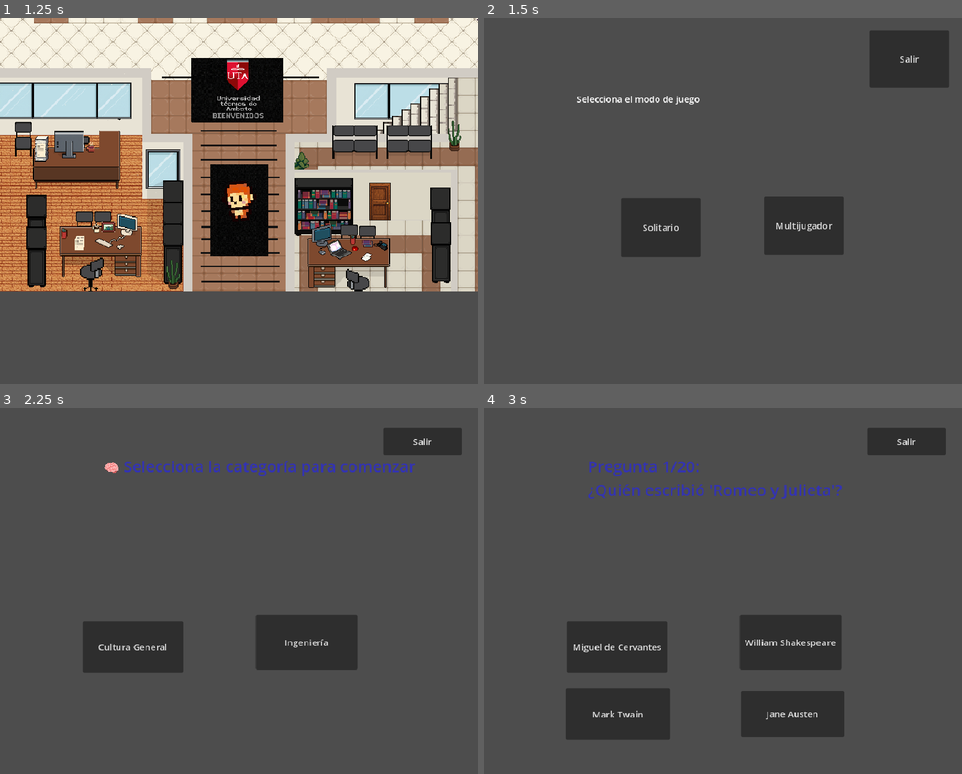
Above: before the commit, frames 1-4 (two rows, left to right).
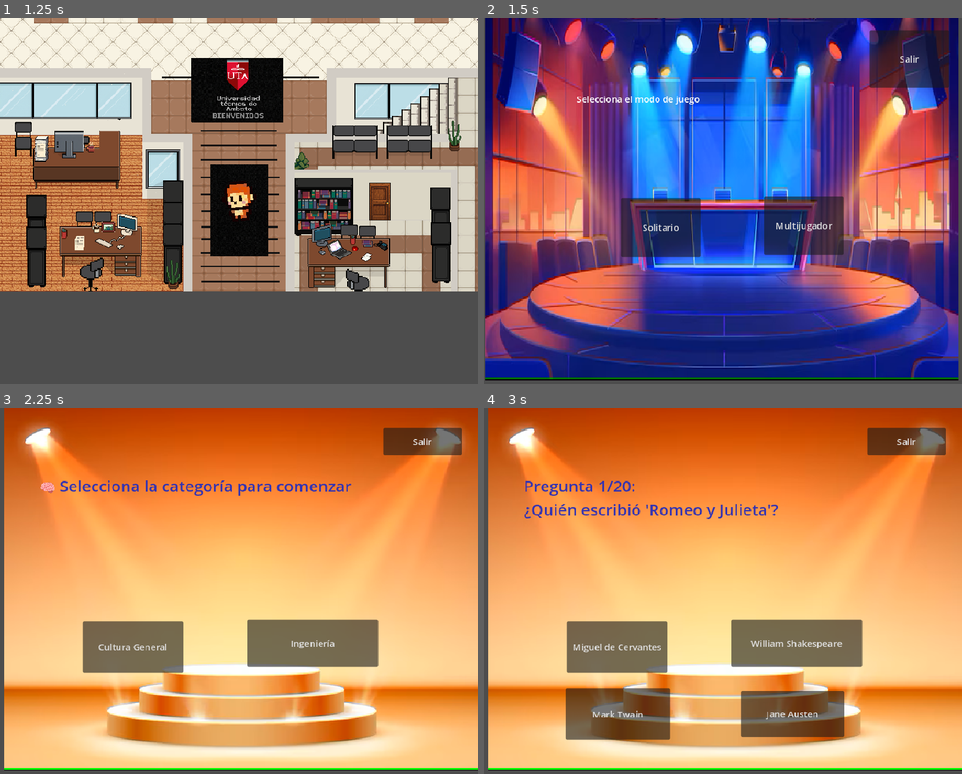
Above: after the commit, the same moments.

Repository: ElJDragon/practicaExamen
Game: Godot game, scene res://menu.tscn
The game is run twice, just before and just after one commit, with the same random seed, the same clock (stepped at 60 frames per second) and the same inputs.
Inputs (mouse positions are in pixels of both pictures, inside the frame that each line leads up to):
- Up to frame 1 (1.25 s): click (239, 175) at 0.5 s
- Up to frame 2 (1.5 s): tap E at 1.25 s; hold Right (ui_right) from 1.28 s (still down); hold E from 1.28 s (still down)
- Up to frame 3 (2.25 s): tap Enter (ui_accept) at 1.52, 1.55, 1.82 s; release Right (ui_right) at 2 s; release E at 2 s; click "Solitario" at 2 s
- Up to frame 4 (3 s): click "Cultura General" at 2.75 s

Frame 1 is identical in both runs. In frame 2, 96% of the frame differs, in the area x 0-100%, y 0-100%; in frame 3, 98%; in frame 4, 98%.

Commit message:
Add texture import configuration for podio-escenario.png
- Created a new import configuration file for the texture podio-escenario.png.
- Set parameters for compression, mipmaps, and processing options.
- Specified source and destination paths for the texture assets.

Diff:
--- a/trivia.tscn
+++ b/trivia.tscn
@@ -1,7 +1,8 @@
-[gd_scene load_steps=4 format=3 uid="uid://bpin6hrodk3x0"]
+[gd_scene load_steps=5 format=3 uid="uid://bpin6hrodk3x0"]
 
 [ext_resource type="Script" uid="uid://tg6xqcfj5i48" path="res://trivia.gd" id="1_m543f"]
 [ext_resource type="AudioStream" uid="uid://dybpy5nk8qjla" path="res://assets/trivia_song.ogg" id="2_n08wf"]
+[ext_resource type="Texture2D" uid="uid://fen2pocq8dyu" path="res://assets/escenario-luz-azul.png" id="2_p4vtr"]
 [ext_resource type="AudioStream" uid="uid://hm0t8heqj7w2" path="res://assets/Sk1.mp3" id="3_muwiu"]
 
 [node name="Control" type="Control"]
@@ -10,6 +11,14 @@
 offset_right = 846.0
 offset_bottom = 648.0
 script = ExtResource("1_m543f")
+
+[node name="TextureRect" type="TextureRect" parent="."]
+layout_mode = 0
+offset_left = 1.0
+offset_top = -2.0
+offset_right = 839.0
+offset_bottom = 641.0
+texture = ExtResource("2_p4vtr")
 
 [node name="Label" type="Label" parent="."]
 layout_mode = 1
--- a/trivia_multijugador.tscn
+++ b/trivia_multijugador.tscn
@@ -26,30 +26,35 @@
 offset_bottom = 387.0
 
 [node name="Boton1" type="Button" parent="."]
+layout_mode = 0
 offset_left = 459.0
 offset_top = 280.0
 offset_right = 692.0
 offset_bottom = 394.0
 
 [node name="Boton2" type="Button" parent="."]
+layout_mode = 0
 offset_left = 103.0
 offset_top = 450.0
 offset_right = 341.0
 offset_bottom = 555.0
 
 [node name="Boton3" type="Button" parent="."]
+layout_mode = 0
 offset_left = 447.0
 offset_top = 431.0
 offset_right = 677.0
 offset_bottom = 554.0
 
 [node name="Boton4" type="Button" parent="."]
+layout_mode = 0
 offset_left = 682.0
 offset_top = 32.0
 offset_right = 830.0
 offset_bottom = 95.0
 
 [node name="Mensaje" type="Label" parent="."]
+layout_mode = 0
 offset_left = 192.0
 offset_top = 108.0
 offset_right = 618.0
--- a/trivia_solitario.gd
+++ b/trivia_solitario.gd
@@ -239,6 +239,8 @@
 	else:
 		mensaje_evaluacion = "📚 Necesitas estudiar más"
 	$Label.text = "🎉 ¡Trivia terminada!\n%s\nRespuestas correctas: %d de %d\nPorcentaje: %d%%\n🏆 Mejor puntaje: %d" % [mensaje_evaluacion, puntaje, total_preguntas, int(porcentaje), puntaje_maximo]
+	$Boton0.hide()
+	$Boton1.hide()
 	$Boton2.hide()
 	$Boton3.hide()
 	$Boton4.show()
--- a/trivia_solitario.tscn
+++ b/trivia_solitario.tscn
@@ -1,6 +1,7 @@
-[gd_scene load_steps=2 format=3 uid="uid://bnpgytgqfajrs"]
+[gd_scene load_steps=3 format=3 uid="uid://bnpgytgqfajrs"]
 
 [ext_resource type="Script" uid="uid://dexodb4rs5h2n" path="res://trivia_solitario.gd" id="1_mxdw0"]
+[ext_resource type="Texture2D" uid="uid://cklobq7cnwd8p" path="res://assets/podio-escenario.png" id="2_hpyik"]
 
 [node name="TriviaSolitario" type="Control"]
 layout_mode = 3
@@ -11,12 +12,20 @@
 grow_vertical = 2
 script = ExtResource("1_mxdw0")
 
+[node name="TextureRect" type="TextureRect" parent="."]
+layout_mode = 0
+offset_left = 7.0
+offset_top = -1.0
+offset_right = 852.0
+offset_bottom = 641.0
+texture = ExtResource("2_hpyik")
+
 [node name="Label" type="Label" parent="."]
 layout_mode = 0
-offset_left = 183.0
-offset_top = 83.0
-offset_right = 629.0
-offset_bottom = 230.0
+offset_left = 70.0
+offset_top = 118.0
+offset_right = 516.0
+offset_bottom = 265.0
 
 [node name="Boton0" type="Button" parent="."]
 layout_mode = 1
@@ -29,10 +38,10 @@
 
 [node name="Boton1" type="Button" parent="."]
 layout_mode = 0
-offset_left = 452.0
-offset_top = 366.0
-offset_right = 632.0
-offset_bottom = 463.0
+offset_left = 437.0
+offset_top = 374.0
+offset_right = 669.0
+offset_bottom = 458.0
 
 [node name="Boton2" type="Button" parent="."]
 layout_mode = 0
@@ -68,7 +77,8 @@
 offset_bottom = 202.976
 
 [node name="Boton5" type="Button" parent="."]
-offset_left = 286.0
-offset_top = 238.0
-offset_right = 522.0
-offset_bottom = 339.0
+layout_mode = 0
+offset_left = 277.0
+offset_top = 426.0
+offset_right = 513.0
+offset_bottom = 527.0
Binary file added: assets/escenario-luz-azul.png
Not shown, added: assets/escenario-luz-azul.png.import
Binary file added: assets/podio-escenario.png
Not shown, added: assets/podio-escenario.png.import
